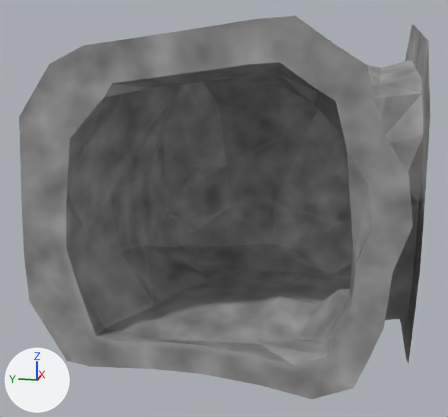
Two versions of the glTF model Rogue-Robots/Assets/Models/ModularBlocks/LHorizontalConnector.gltf, one commit apart.
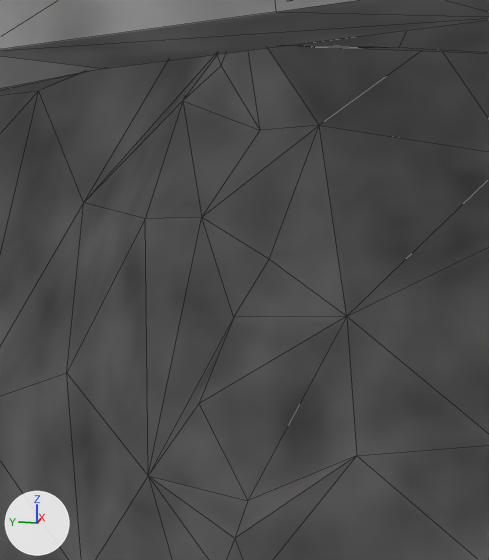
The first picture shows the older version from a 50 mm camera at (-8.98, -1.64, 4.28) aimed at (-0.16, 0.12, 2.07). The close-ups show both versions on the part from 27% to 60% of the width and 16% to 57% of the height of that picture; other places that the commit changed are outside them. Every picture has the same lights, and +X, +Y and +Z are marked at lower left. The close-ups show mesh edges as thin lines.

The first close-up shows 'LHorizontalConnector'.
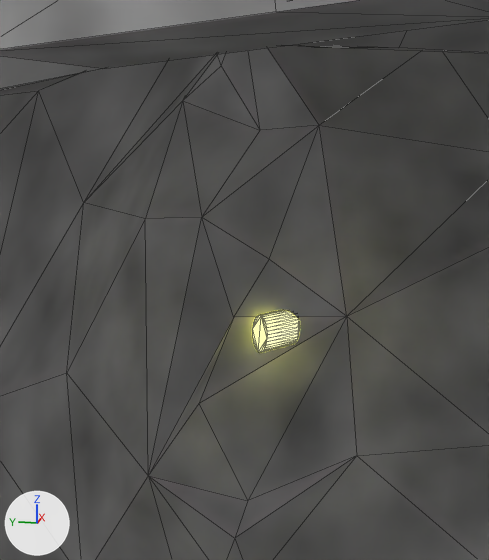
Patch to the scene script:
```diff
--- a/Rogue-Robots/Assets/Models/ModularBlocks/LHorizontalConnector.gltf.py
+++ b/Rogue-Robots/Assets/Models/ModularBlocks/LHorizontalConnector.gltf.py
@@ img_tunnellightemission @@
+img_tunnellightemission = load_image('TunnelLightEmission', 'Textures/TunnelLightEmission.png', 256, 256, 'sRGB')
@@ mat_tunnellight @@
+mat_tunnellight = bpy.data.materials.new('TunnelLight')
+mat_tunnellight.use_nodes = True; mat_tunnellight.node_tree.nodes.clear()
+_N = mat_tunnellight.node_tree.nodes; _L = mat_tunnellight.node_tree.links
+n0 = _N.new('ShaderNodeBsdfPrincipled'); n0.name = 'Principled BSDF'
+n0.inputs[2].default_value = 0.4  # 'Roughness'
+n0.inputs[28].default_value = 2.0  # 'Emission Strength'
+n1 = _N.new('ShaderNodeOutputMaterial'); n1.name = 'Material Output'
+n2 = _N.new('ShaderNodeTexImage'); n2.name = 'Image Texture'
+n2.image = img_tunnellightemission
+_L.new(n0.outputs[0], n1.inputs[0])  # 'BSDF' to 'Surface'
+_L.new(n2.outputs[0], n0.inputs[27])  # 'Color' to 'Emission Color'
@@ me_cylinder_022 @@
+me_cylinder_022.from_pydata(...)  # 64 vertices, 124 faces; spans x 1.197..1.512, y 0.649..0.855, z 2.291..2.491
+me_cylinder_022.materials.append(mat_tunnellight)  # its picture is missing
@@ ob_tunnellight_005 @@
+ob_tunnellight_005 = bpy.data.objects.new('TunnelLight.005', me_cylinder_022)
+ob_tunnellight_005.location = (0.0, 0.0, 0.0)
```

Pixel boxes [x1, y1, x2, y2] of what changed, in the close-ups (489 x 560 px):
'TunnelLight.005', added (beige)
    after: [252, 310, 300, 352]
